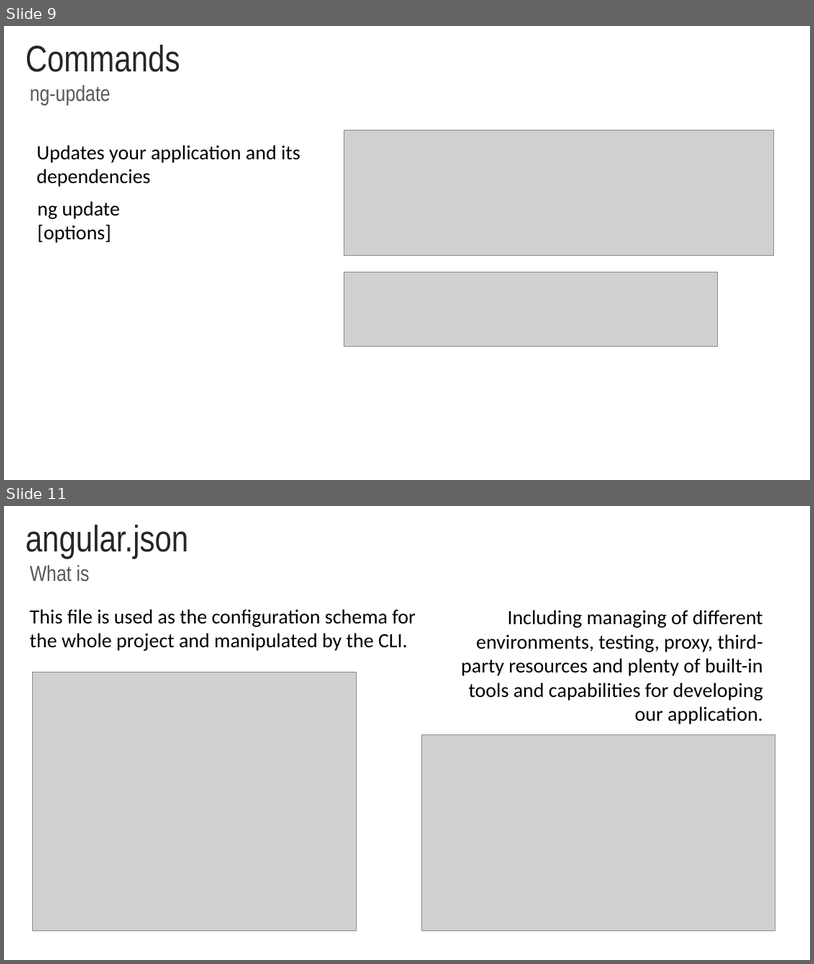
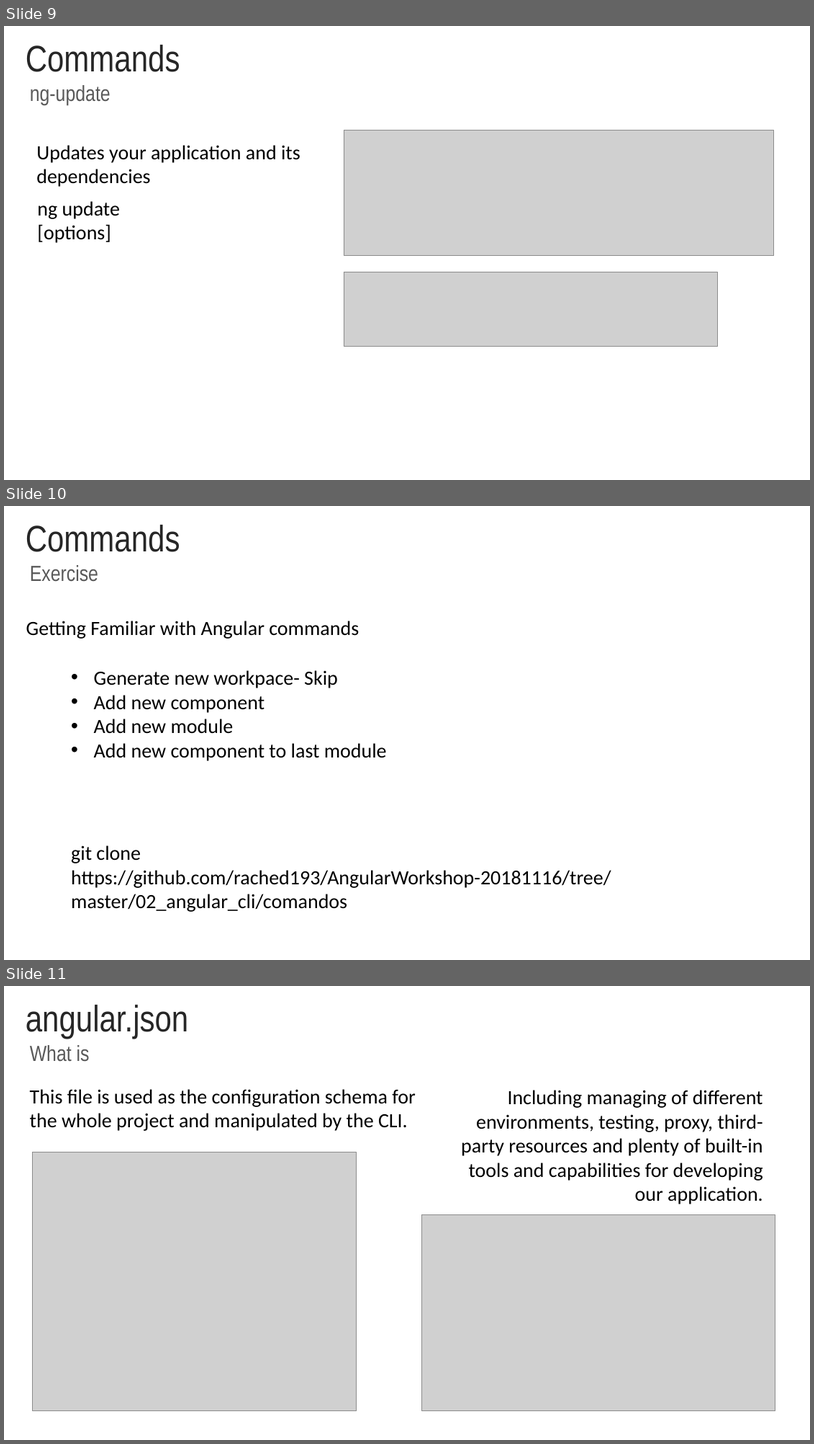
Before and after one commit to rached193/AngularWorkshop-20181116, a slide deck: 02_angular_cli/02_angular_cli.pptx. Shown one above the other, each under a label of ours: slides 9 and 11 before the commit, slides 9, 10 and 11 after it; the slides between them are not shown. The pictures are 814x964 and 814x1444 pixels, drawn with LibreOffice and Linux fonts; fonts in the diff are those of the drawing; grey boxes stand for pictures; background and template pictures are left out. Boxes give left, top, right and bottom in pixels: in the first picture for what was removed or moved away, otherwise in the second. Text is boxed around its words. In the diff, an @@ line names an element or a change of style, - is before the commit and + after.

```diff
--- a/02_angular_cli/02_angular_cli.pptx
+++ b/02_angular_cli/02_angular_cli.pptx
@@ slide 10 added at (4,506,810,960), background #FFFFFF @@
@@ title added at (26,525,180,552), 44 pt, text #262626 @@
+Commands
@@ text added at (30,565,98,582), 26 pt, text #595959 @@
+Exercise
@@ text added at (26,620,359,638), 24 pt, text #000000 @@
+Getting Familiar with Angular commands
@@ text added at (94,670,387,761), 24 pt, text #000000 @@
+• Generate new workpace- Skip
+• Add new component
+• Add new module
+• Add new component to last module
@@ text added at (71,845,611,911), 24 pt, text #000000 @@
+git clone https://github.com/rached193/AngularWorkshop-20181116/tree/master/02_angular_cli/comandos
```
Also in this commit, not shown: 4 slides changed, 3 other slides added, 5 slides removed, 25 other files.
